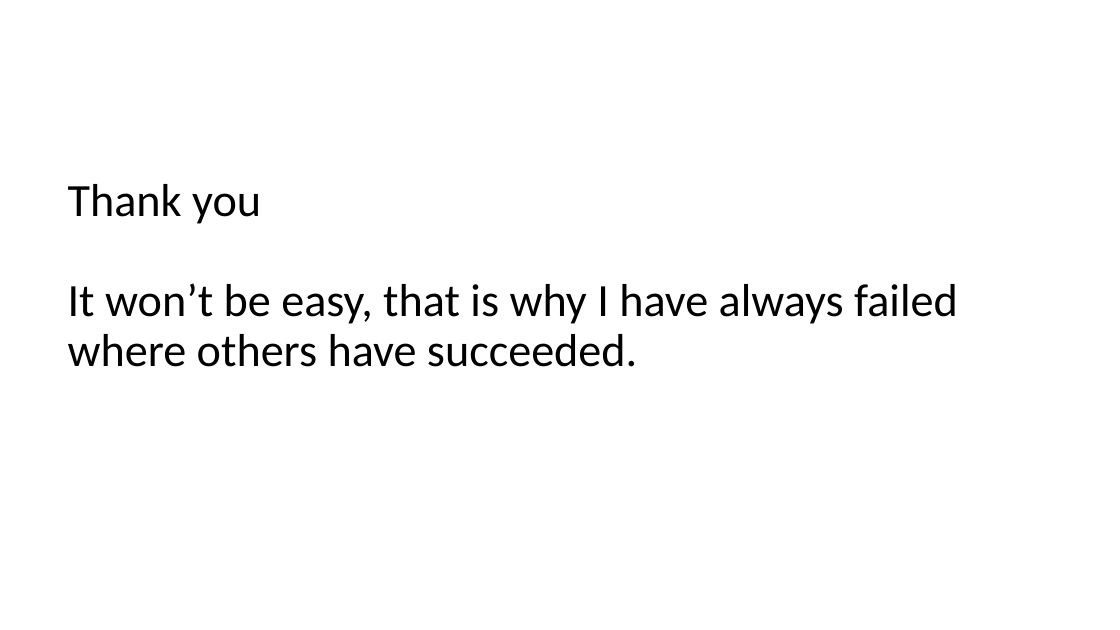
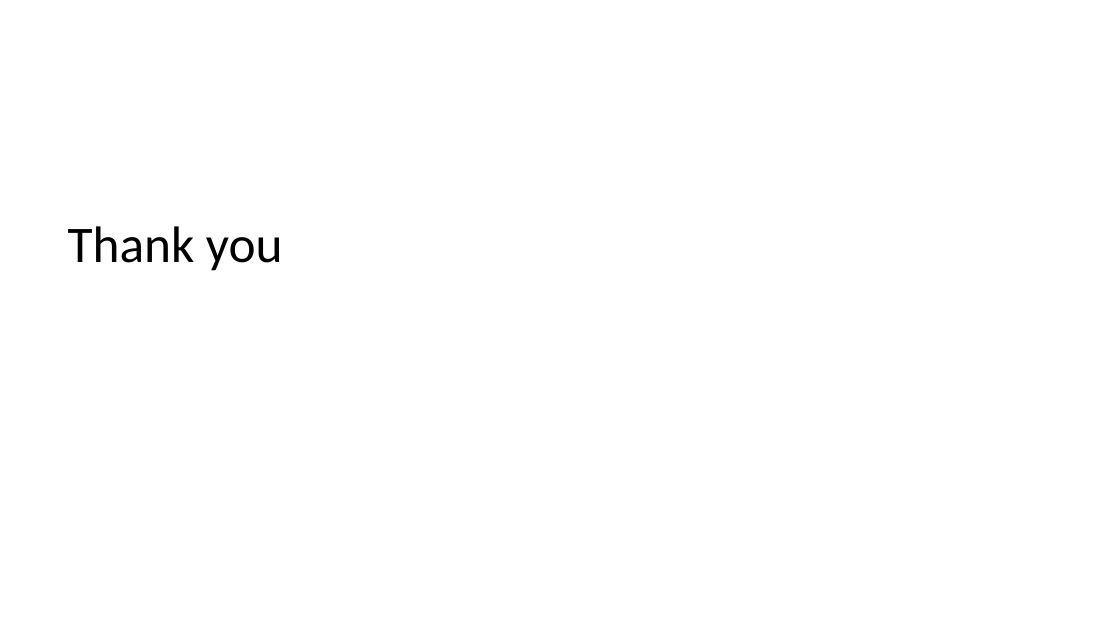
Before and after one commit to ganesheth/learning-semantic-web, a slide deck: slide 21 of Semantic Web.pptx. Drawn at 1120x630 pixels with LibreOffice and Linux fonts; fonts in the diff are those of the drawing. Boxes give left, top, right and bottom in pixels: in the first picture for what was removed or moved away, otherwise in the second. Text is boxed around its words. In the diff, an @@ line names an element or a change of style, - is before the commit and + after.

```diff
--- a/Semantic Web.pptx
+++ b/Semantic Web.pptx
@@ title at box(68, 226, 283, 271): text changed; size 39.6 to 44 pt @@
-Thank you
-It won’t be easy, that is why I have always failed where others have succeeded.
+Thank you
```
Also in this commit, not shown: 7 other slides changed.
